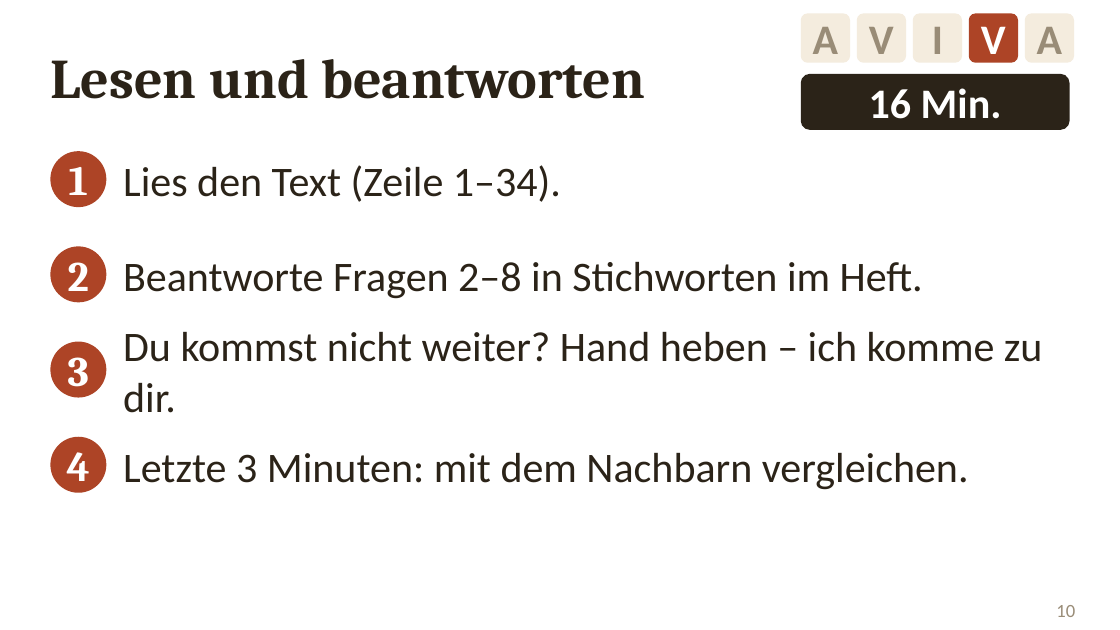
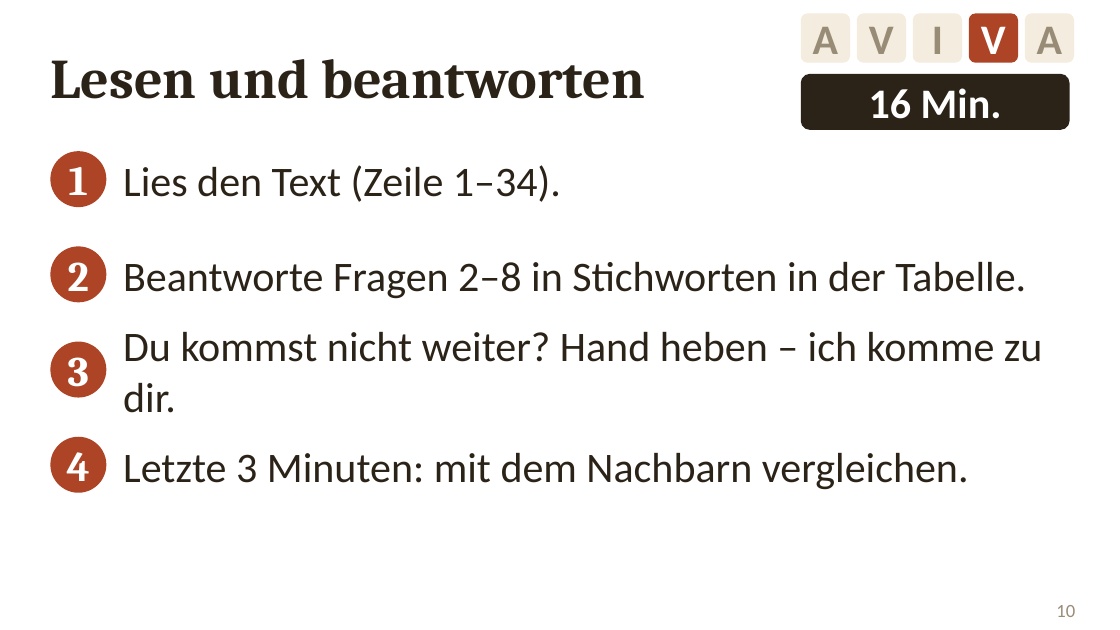
Before and after one commit to golzkonstantin-gif/Schule, a slide deck: slide 10 of Geschichte_11/Stunde_Perikles/Folien_Perikles.pptx. Drawn at 1120x630 pixels with LibreOffice and Linux fonts; fonts in the diff are those of the drawing. Boxes give left, top, right and bottom in pixels: in the first picture for what was removed or moved away, otherwise in the second. Text is boxed around its words. In the diff, an @@ line names an element or a change of style, - is before the commit and + after.

```diff
--- a/Geschichte_11/Stunde_Perikles/Folien_Perikles.pptx
+++ b/Geschichte_11/Stunde_Perikles/Folien_Perikles.pptx
@@ text at bbox=[123, 262, 1026, 299]: text changed @@
-Beantworte Fragen 2–8 in Stichworten im Heft.
+Beantworte Fragen 2–8 in Stichworten in der Tabelle.
```
Also in this commit, not shown: 1 other slide changed, 22 other files.
